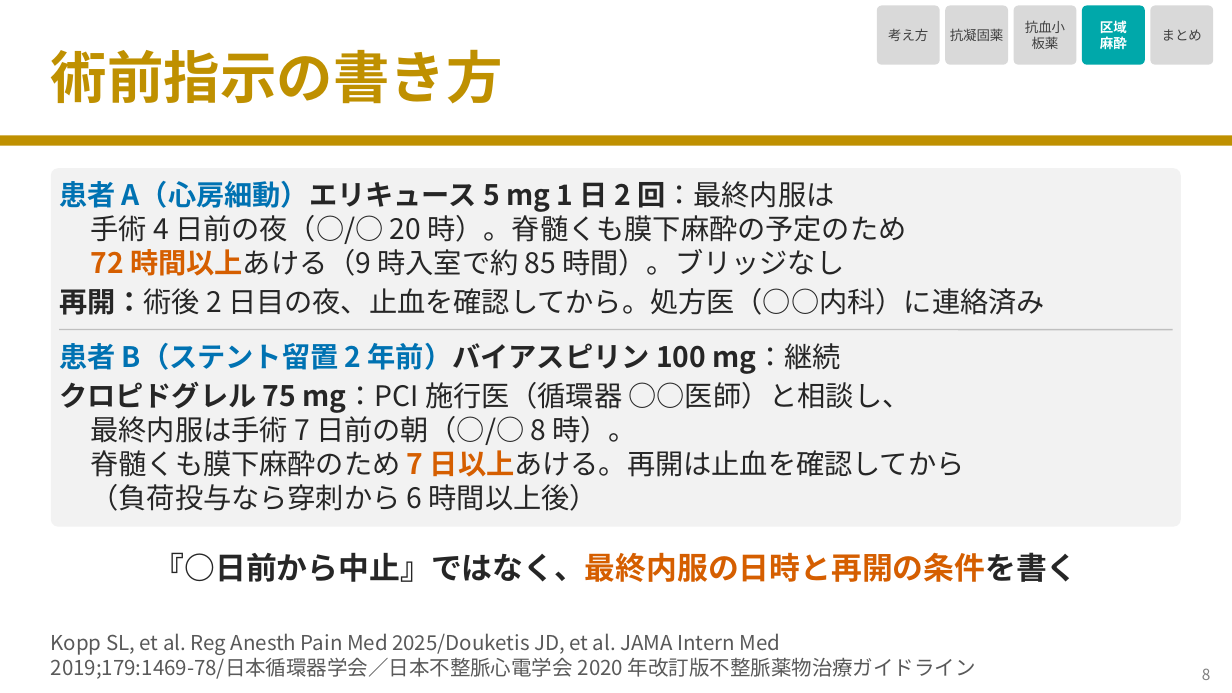
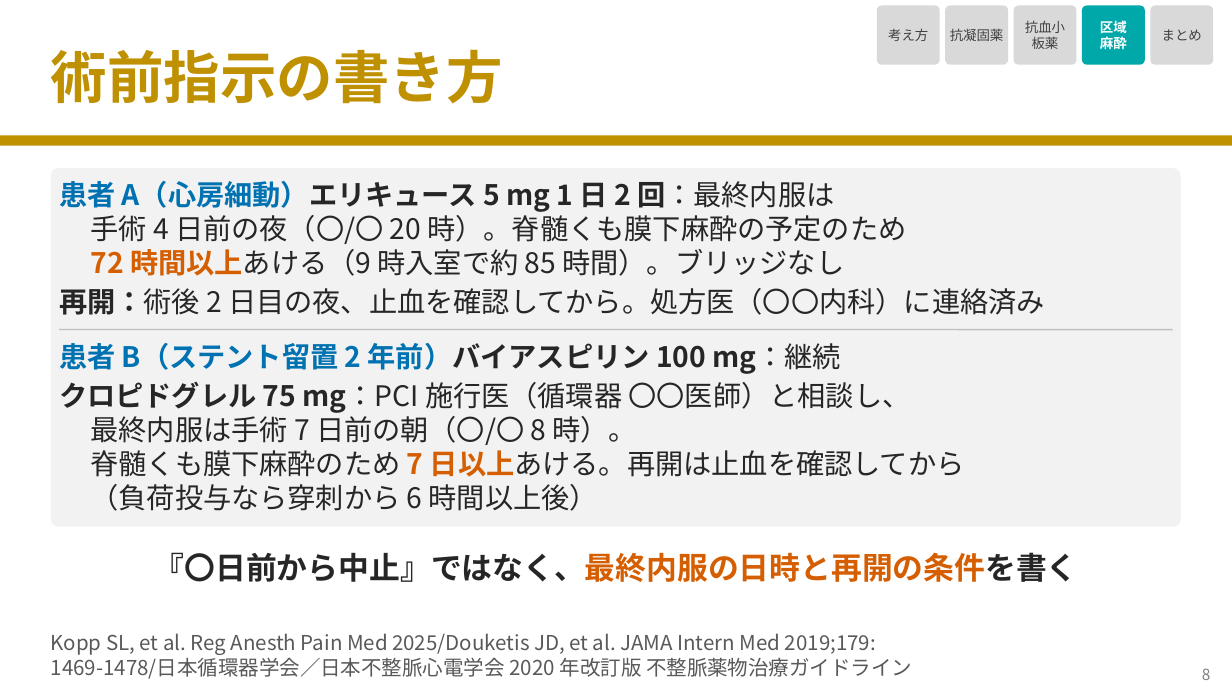
Before and after one commit to nobumitsu-3141/Anes-lecture, a slide deck: slide 9 of slides/4-12_antithrombotic_drugs/4-12_antithrombotic_drugs.pptx. Drawn at 1232x693 pixels with LibreOffice and Linux fonts; fonts in the diff are those of the drawing. Boxes give left, top, right and bottom in pixels: in the first picture for what was removed or moved away, otherwise in the second. Text is boxed around its words. In the diff, an @@ line names an element or a change of style, - is before the commit and + after.

```diff
--- a/slides/4-12_antithrombotic_drugs/4-12_antithrombotic_drugs.pptx
+++ b/slides/4-12_antithrombotic_drugs/4-12_antithrombotic_drugs.pptx
@@ text at (91, 211, 906, 244): text changed @@
-手術 4 日前の夜（○/○ 20 時）。脊髄くも膜下麻酔の予定のため
+手術 4 日前の夜（〇/〇 20 時）。脊髄くも膜下麻酔の予定のため
@@ text at (59, 288, 1045, 315): text changed @@
-再開：術後 2 日目の夜、止血を確認してから。処方医（○○内科）に連絡済み
+再開：術後 2 日目の夜、止血を確認してから。処方医（〇〇内科）に連絡済み
@@ text at (59, 382, 911, 413): text changed @@
-クロピドグレル 75 mg：PCI 施行医（循環器 ○○医師）と相談し、
+クロピドグレル 75 mg：PCI 施行医（循環器 〇〇医師）と相談し、
@@ text at (91, 412, 638, 445): text changed @@
-最終内服は手術 7 日前の朝（○/○ 8 時）。
+最終内服は手術 7 日前の朝（〇/〇 8 時）。
@@ text at (154, 552, 1078, 582): text changed @@
-『○日前から中止』ではなく、最終内服の日時と再開の条件を書く
+『〇日前から中止』ではなく、最終内服の日時と再開の条件を書く
@@ text at (51, 633, 912, 679): text changed @@
-Kopp SL, et al. Reg Anesth Pain Med 2025/Douketis JD, et al. JAMA Intern Med
-2019;179:1469-78/日本循環器学会／日本不整脈心電学会 2020 年改訂版不整脈薬物治療ガイドライン
+Kopp SL, et al. Reg Anesth Pain Med 2025/Douketis JD, et al. JAMA Intern Med 2019;179:
+1469-1478/日本循環器学会／日本不整脈心電学会 2020 年改訂版 不整脈薬物治療ガイドライン
```
Also in this commit, not shown: 5 other slides changed, 2 other files.
